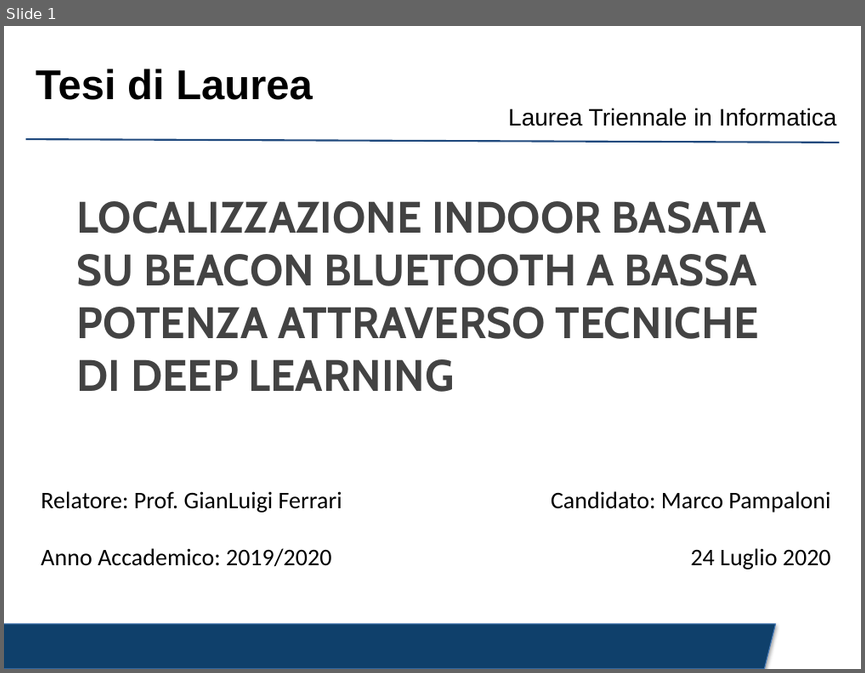
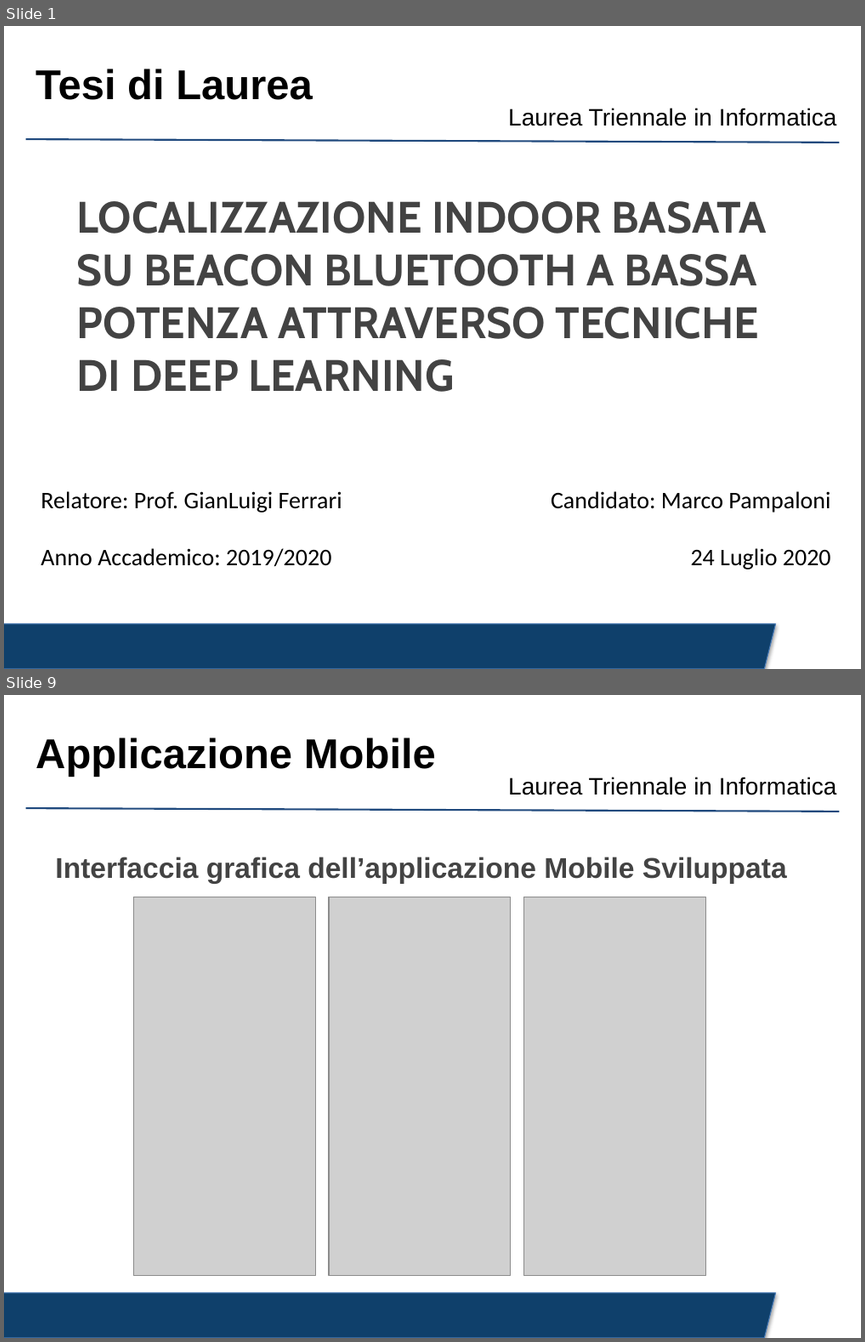
Before and after one commit to crybot/indoor-localization-deep-learning, a slide deck: presentation/presentation.pptx. Shown one above the other, each under a label of ours: slide 1 before the commit, slides 1 and 9 after it; the slides between them are not shown. The pictures are 865x673 and 865x1342 pixels, drawn with LibreOffice and Linux fonts; fonts in the diff are those of the drawing; grey boxes stand for pictures; background and template pictures are left out. Boxes give left, top, right and bottom in pixels: in the first picture for what was removed or moved away, otherwise in the second. Text is boxed around its words. In the diff, an @@ line names an element or a change of style, - is before the commit and + after.

```diff
--- a/presentation/presentation.pptx
+++ b/presentation/presentation.pptx
@@ slide 9 added at <box>4,695,861,1338</box>, background #FFFFFF; not listed: 3 template elements that a slide beside it also shows @@
@@ title added at <box>35,737,436,777</box>, 35 pt, text #000000, bold @@
+Applicazione Mobile
@@ text added at <box>55,857,787,884</box>, 24 pt, text #434343, bold @@
+Interfaccia grafica dell’applicazione Mobile Sviluppata
@@ picture added at <box>133,896,316,1274</box> @@
@@ picture added at <box>329,896,511,1274</box> @@
@@ picture added at <box>523,896,706,1274</box> @@
```
Also in this commit, not shown: 1 slide changed, 9 other slides added, 7 slides removed, 4 other files.
